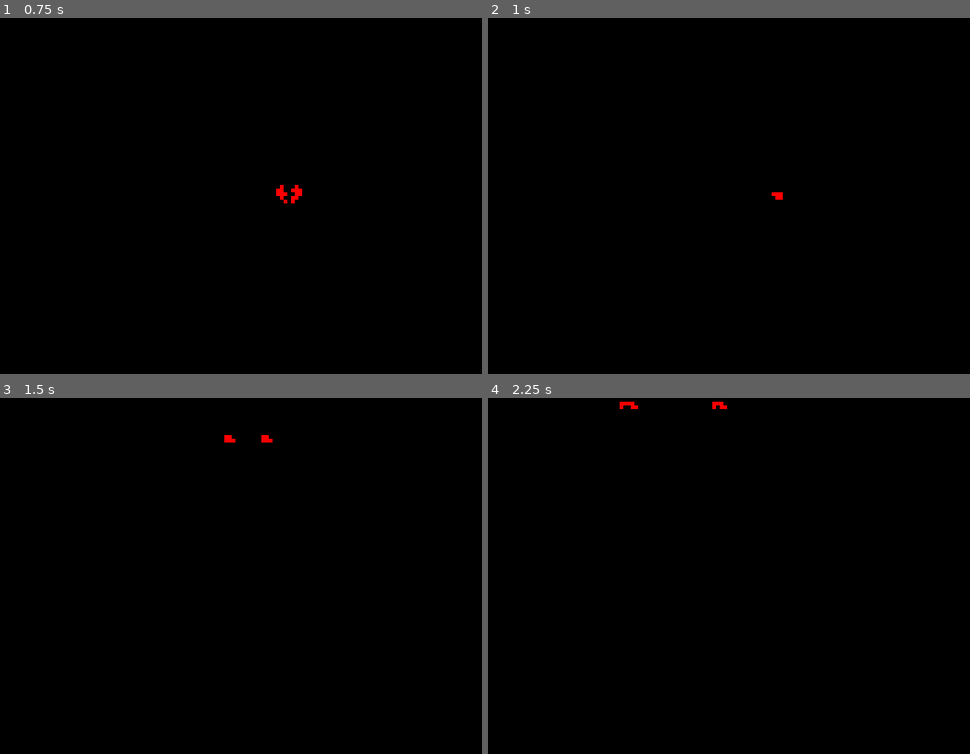
Above: before the commit, frames 1-4 (two rows, left to right).
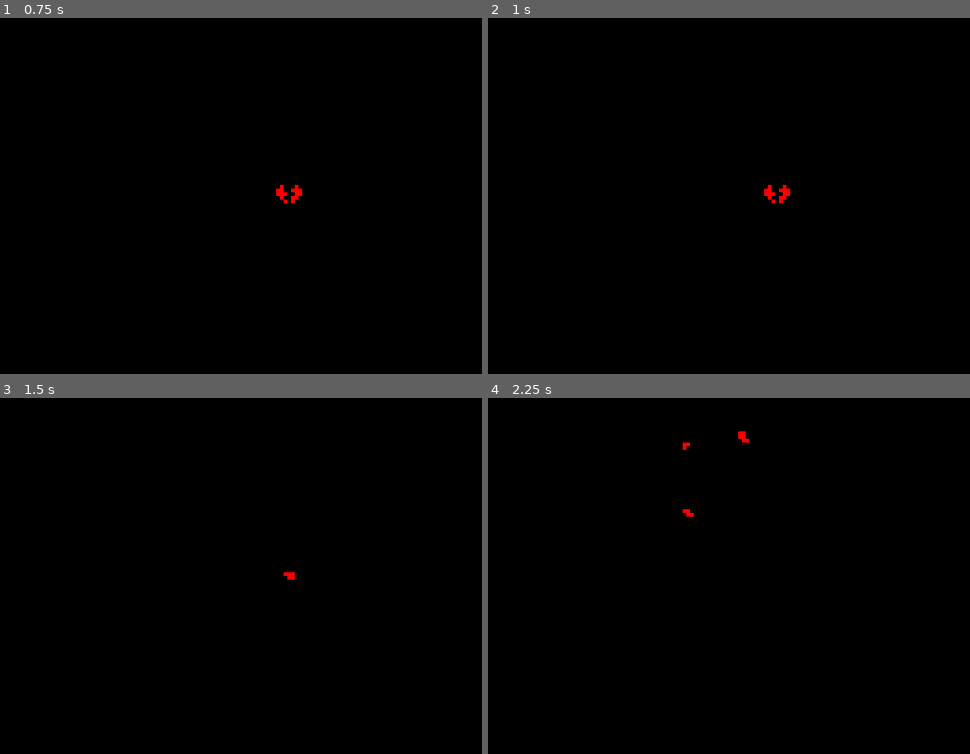
Above: after the commit, the same moments.

Repository: CherrySodaPop/Spamton-NEO-VGB
Game: Godot game, scene res://rooms/anEnd/ANEND.tscn
Same seed, same stepped clock (60 frames per second), same inputs: the game is played once before the commit and once after it. This scene is started directly instead of the project's main scene.
Inputs:
- Up to frame 1 (0.75 s): tap Enter (confirm) at 0.5 s; hold D (moveRight) from 0.53 s (still down); hold Enter (confirm) from 0.53 s (still down)
- Up to frame 2 (1 s): keep holding D (moveRight); keep holding Enter (confirm)
- Up to frame 3 (1.5 s): release D (moveRight) at 1.28 s; release Enter (confirm) at 1.28 s; hold S (moveDown) from 1.28 s (still down); tap Enter (confirm) at 1.35 s
- Up to frame 4 (2.25 s): tap Enter (confirm) at 2 s; release S (moveDown) at 2.03 s; hold D (moveRight) from 2.03 s (still down); hold Enter (confirm) from 2.03 s (still down)

Frame 1 is identical in both runs. In frame 2, 0.1% of the frame differs, in the area x 57-63%, y 46-53%; in frame 3, 0.1%; in frame 4, 0.2%, in the area x 27-55%, y 1-34%.

Commit message:
Adjustments

Diff:
--- a/sourcecode/objects/battle/USER_SOUL/USER_SOUL.gd
+++ b/sourcecode/objects/battle/USER_SOUL/USER_SOUL.gd
@@ -90,7 +90,7 @@
 			# default shooting
 			if (zapTimer >= 0.1 && chargeTimer <= 0.5):
 				var tmpObj = projMettaton.instance();
-				get_tree().root.add_child(tmpObj);
+				get_tree().current_scene.add_child(tmpObj);
 				tmpObj.global_transform.origin = global_transform.origin + Vector2(4,0);
 				tmpObj.z_index = z_index;
 				zapTimer = 0.0;
@@ -98,7 +98,7 @@
 			# charged shot
 			if (chargeTimer > 0.5):
 				var tmpObj = projMettatonCharged.instance();
-				get_tree().root.add_child(tmpObj);
+				get_tree().current_scene.add_child(tmpObj);
 				tmpObj.global_transform.origin = global_transform.origin + Vector2(4,0);
 				tmpObj.z_index = z_index;
 
--- a/sourcecode/rooms/anEnd/ANEND.gd
+++ b/sourcecode/rooms/anEnd/ANEND.gd
@@ -7,6 +7,8 @@
 var HESITATEFINAL:float = 0.0;
 var USER_SOUL_SHATTERED:bool = false;
 var USER_SOUL_POS:Vector2 = Vector2.ZERO;
+var IMPATIENT:int = 0;
+var IMPATIENTDELAY:float = 0.0;
 
 var PIECES = preload("res://rooms/anEnd/USER_SOUL_PIECE.tscn");
 
@@ -16,7 +18,21 @@
 func _process(delta):
 	HESITATE += delta;
 
-	if (HESITATE >= 1.0 && !USER_SOUL_SHATTERED):
+	if (ALLOW_CHOICE != 2 && Input.is_action_just_pressed("confirm")):
+		IMPATIENT += 1;
+		IMPATIENTDELAY = 0.0;
+
+	if (IMPATIENT >= 8):
+		get_tree().change_scene("res://rooms/spamtonNeoFight/spamtonFight.tscn");
+
+	if (IMPATIENT != 0):
+		IMPATIENTDELAY += delta;
+
+	if (IMPATIENTDELAY > 0.5):
+		IMPATIENT = 0;
+		IMPATIENTDELAY = 0.0;
+
+	if (HESITATE >= 1.5 && !USER_SOUL_SHATTERED):
 		$SHATTER.playing = true;
 		$USER_SOUL.visible = false;
 		var tmpObj = PIECES.instance();
@@ -37,8 +53,8 @@
 		$DEFEAT.playing = true;
 		DEFEAT = true;
 
-	if (HESITATE >= 3.0): $DIALOGUE0.SPEAK = true;
-	if (HESITATE >= 11.0): $DIALOGUE1.SPEAK = true;
+	if (HESITATE >= 3.0): $VOICE0.SPEAK = true;
+	if (HESITATE >= 11.0): $VOICE1.SPEAK = true;
 
 	if (HESITATE >= 17.0 && ALLOW_CHOICE != 2):
 		$CHOICES.modulate.a = clamp($CHOICES.modulate.a + delta,0.0,1.0);
@@ -63,14 +79,16 @@
 		HESITATEFINAL += delta;
 
 		if (USER_CHOICE == 0):
-			$DIALOGUE2.SPEAK = true;
+			$VOICE2.SPEAK = true;
 		else:
-			$DIALOGUE3.SPEAK = true;
+			$VOICE3.SPEAK = true;
 
 		if (9.0 >= HESITATEFINAL && HESITATEFINAL >= 8.0):
 			if (USER_CHOICE == 0):
 				get_tree().change_scene("res://rooms/spamtonNeoFight/spamtonFight.tscn");
 			else:
-				if (!$DARKER.playing): $DARKER.playing = true;
+				if (!$DARKER.playing):
+					$VOICE3.visible = false;
+					$DARKER.playing = true;
 		if (HESITATEFINAL >= 9.0 && !$DARKER.playing):
 			get_tree().quit();
--- a/sourcecode/rooms/anEnd/ANEND.tscn
+++ b/sourcecode/rooms/anEnd/ANEND.tscn
@@ -1,6 +1,6 @@
 [gd_scene load_steps=10 format=2]
 
-[ext_resource path="res://rooms/init/DIALOGUE0.tscn" type="PackedScene" id=1]
+[ext_resource path="res://rooms/init/VOICE.tscn" type="PackedScene" id=1]
 [ext_resource path="res://rooms/anEnd/ANEND.gd" type="Script" id=2]
 [ext_resource path="res://assets/music/AUDIO_DARKNESS.ogg" type="AudioStream" id=3]
 [ext_resource path="res://assets/music/AUDIO_DEFEAT.ogg" type="AudioStream" id=4]
@@ -13,25 +13,25 @@
 [node name="ANEND" type="Node2D"]
 script = ExtResource( 2 )
 
-[node name="DIALOGUE0" parent="." instance=ExtResource( 1 )]
+[node name="VOICE0" parent="." instance=ExtResource( 1 )]
 position = Vector2( -42, -39 )
 WORDS = "IT APPEARS YOU
 HAVE REACHED
 AN END."
 SPEED = 1.5
 
-[node name="DIALOGUE1" parent="." instance=ExtResource( 1 )]
+[node name="VOICE1" parent="." instance=ExtResource( 1 )]
 position = Vector2( -53, -39 )
 WORDS = "WILL YOU PERSIST?"
 SPEED = 1.5
 
-[node name="DIALOGUE2" parent="." instance=ExtResource( 1 )]
+[node name="VOICE2" parent="." instance=ExtResource( 1 )]
 position = Vector2( -78, -39 )
 WORDS = "THEN, THE FUTURE
 IS IN YOUR HANDS."
 SPEED = 1.5
 
-[node name="DIALOGUE3" parent="." instance=ExtResource( 1 )]
+[node name="VOICE3" parent="." instance=ExtResource( 1 )]
 position = Vector2( -44, -39 )
 WORDS = "THEN THE WORLD
 WAS COVERED
--- a/sourcecode/rooms/anEnd/USER_SOUL_PIECE.gd
+++ b/sourcecode/rooms/anEnd/USER_SOUL_PIECE.gd
@@ -6,7 +6,7 @@
 func _ready():
 	randomize();
 	moveDir.x = rand_range(-90,90);
-	moveDir.y = rand_range(-100,-100);
+	moveDir.y = rand_range(-100,-60);
 	var randValue = randi() % 2;
 	if (randValue):
 		$PIECE0.visible = true;
--- a/sourcecode/rooms/init/INIT.gd
+++ b/sourcecode/rooms/init/INIT.gd
@@ -36,11 +36,11 @@
 
 	$SOUL.offset.y = cos(HESITATE*2.0) * 2.0;
 
-	if (HESITATE >= 2.0): $DIALOGUE0.SPEAK = true;
-	if (HESITATE >= 8.0): $DIALOGUE1.SPEAK = true;
-	if (HESITATE >= 20.0): $DIALOGUE2.SPEAK = true;
-	if (HESITATE >= 35.0): $DIALOGUE3.SPEAK = true;
-	if (HESITATE >= 48.0): $DIALOGUE4.SPEAK = true;
+	if (HESITATE >= 2.0): $VOICE0.SPEAK = true;
+	if (HESITATE >= 8.0): $VOICE1.SPEAK = true;
+	if (HESITATE >= 20.0): $VOICE2.SPEAK = true;
+	if (HESITATE >= 35.0): $VOICE3.SPEAK = true;
+	if (HESITATE >= 48.0): $VOICE4.SPEAK = true;
 
 	if (HESITATE >= 45.0):
 		if (GLOW == 0.0): $SOUL_APPEAR.playing = true;
--- a/sourcecode/rooms/init/INIT.tscn
+++ b/sourcecode/rooms/init/INIT.tscn
@@ -2,7 +2,7 @@
 
 [ext_resource path="res://rooms/init/INIT.gd" type="Script" id=1]
 [ext_resource path="res://assets/music/AUDIO_ANOTHERHIM.ogg" type="AudioStream" id=2]
-[ext_resource path="res://rooms/init/DIALOGUE0.tscn" type="PackedScene" id=3]
+[ext_resource path="res://rooms/init/VOICE.tscn" type="PackedScene" id=3]
 [ext_resource path="res://assets/sounds/SOUL_APPEAR.ogg" type="AudioStream" id=4]
 [ext_resource path="res://assets/IMAGES/IMAGE_USER_SOUL.png" type="Texture" id=5]
 [ext_resource path="res://assets/sounds/HIM_SHORT.ogg" type="AudioStream" id=6]
@@ -23,23 +23,23 @@
 stream = ExtResource( 6 )
 volume_db = 6.0
 
-[node name="DIALOGUE0" parent="." instance=ExtResource( 3 )]
+[node name="VOICE0" parent="." instance=ExtResource( 3 )]
 position = Vector2( -25, -40 )
 
-[node name="DIALOGUE1" parent="." instance=ExtResource( 3 )]
+[node name="VOICE1" parent="." instance=ExtResource( 3 )]
 position = Vector2( -73, -40 )
 WORDS = "YOU SHOULDN'T BE HERE."
 
-[node name="DIALOGUE2" parent="." instance=ExtResource( 3 )]
+[node name="VOICE2" parent="." instance=ExtResource( 3 )]
 position = Vector2( -56, -40 )
 WORDS = "  THIS \"PLACE\" IS
 OUTSIDE MY \"REACH.\""
 
-[node name="DIALOGUE3" parent="." instance=ExtResource( 3 )]
+[node name="VOICE3" parent="." instance=ExtResource( 3 )]
 position = Vector2( -63, -40 )
 WORDS = "DO YOU ACCEPT THIS?"
 
-[node name="DIALOGUE4" parent="." instance=ExtResource( 3 )]
+[node name="VOICE4" parent="." instance=ExtResource( 3 )]
 position = Vector2( -30, -40 )
 WORDS = "VERY WELL."
 
--- a/sourcecode/rooms/init/DIALOGUE0.tscn
+++ b/sourcecode/rooms/init/VOICE.tscn
@@ -3,7 +3,7 @@
 [ext_resource path="res://assets/fonts/themeMaxFont.tres" type="Theme" id=1]
 [ext_resource path="res://rooms/init/VOICE.gd" type="Script" id=2]
 
-[node name="DIALOGUE0" type="Node2D"]
+[node name="VOICE" type="Node2D"]
 z_index = 10
 script = ExtResource( 2 )
 WORDS = "STRANGE."
